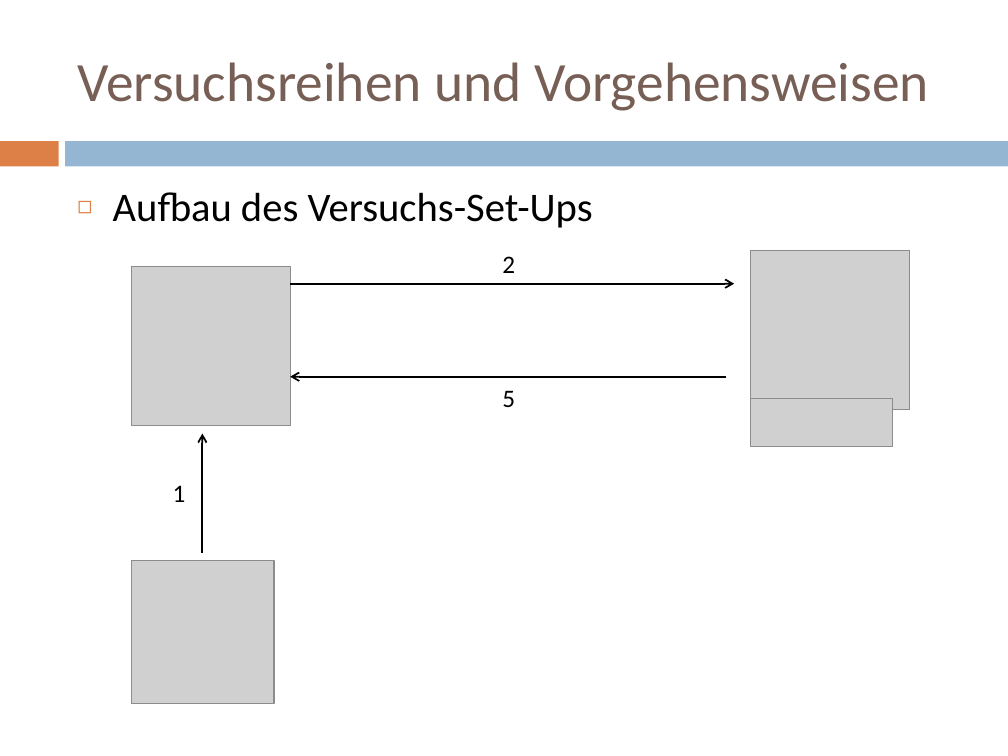
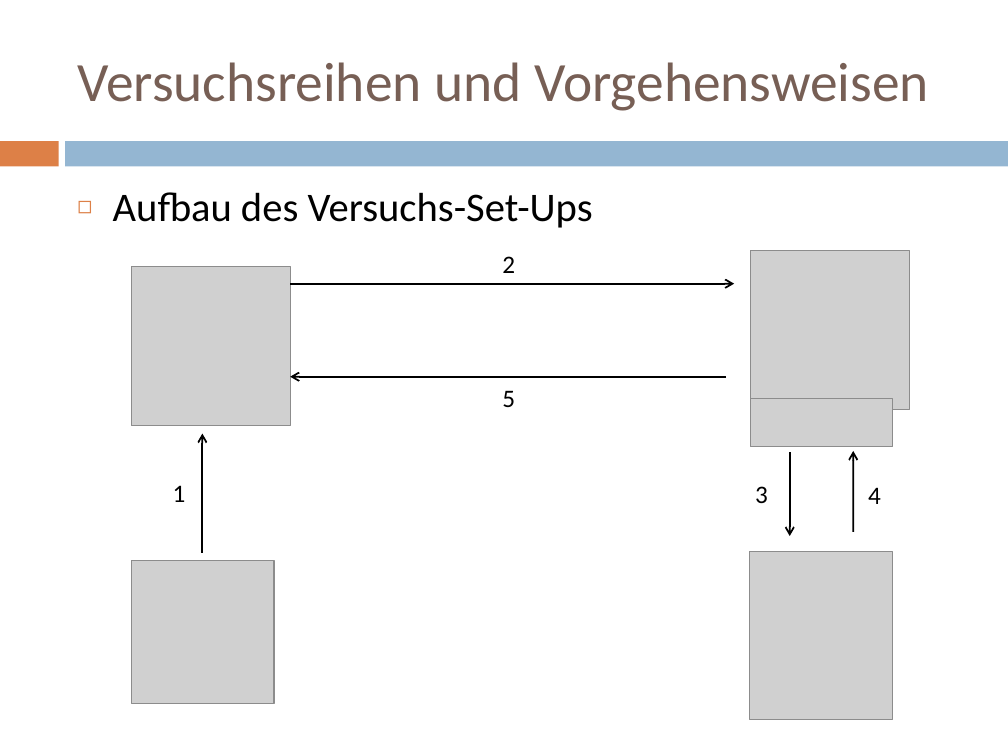
Before and after one commit to doctordebug/Hackerpraktikum, a slide deck: slide 19 of Präsentationen/PT3.pptx (slide 14 before the commit). Drawn at 1008x756 pixels with LibreOffice and Linux fonts; fonts in the diff are those of the drawing; grey boxes stand for pictures. Boxes give left, top, right and bottom in pixels: in the first picture for what was removed or moved away, otherwise in the second. Text is boxed around its words. In the diff, an @@ line names an element or a change of style, - is before the commit and + after.

```diff
--- a/Präsentationen/PT3.pptx
+++ b/Präsentationen/PT3.pptx
@@ arrow added from (789, 452) to (789, 536), #000000 1.25 pt @@
@@ arrow added from (854, 532) to (853, 451), #000000 1.25 pt @@
@@ text added at (755,486,768,503), 18 pt, text #000000 @@
+3
@@ text added at (868,487,881,504), 18 pt, text #000000 @@
+4
@@ picture added at (750,552,893,720) @@
```
Also in this commit, not shown: 6 other slides changed, 5 slides added, 8 other files.
